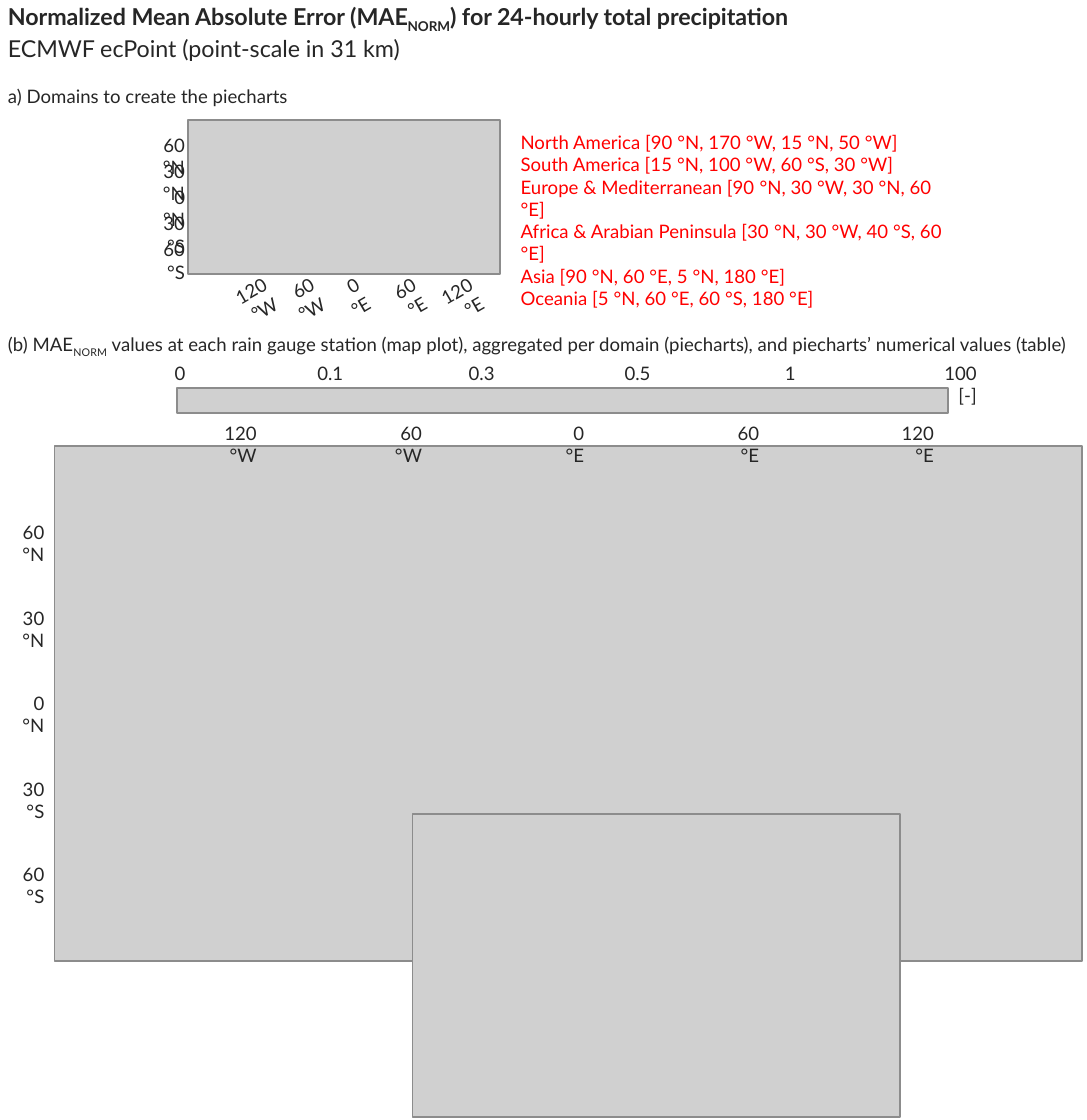
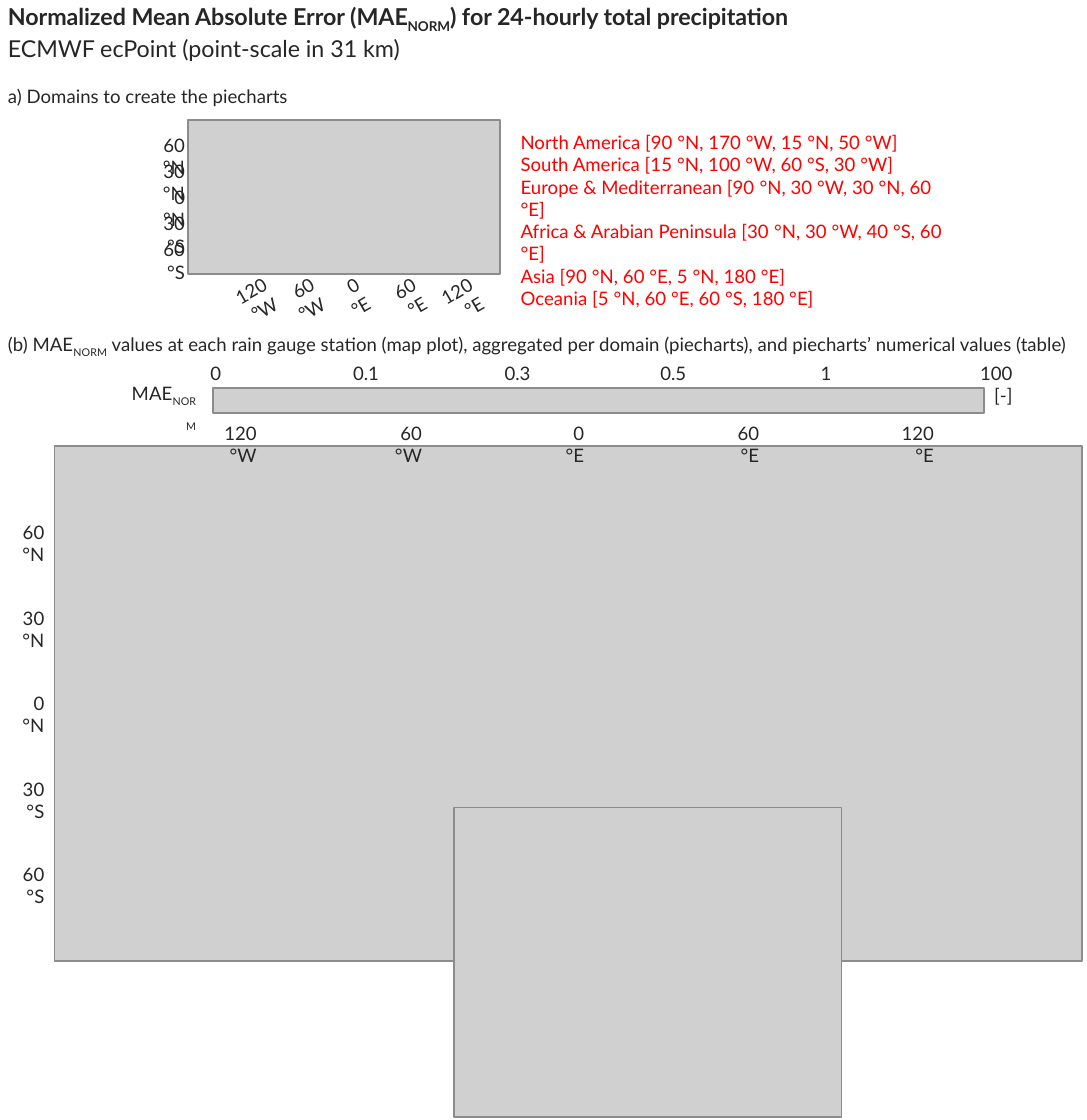
Before and after one commit to FatimaPillosu/BAMS---Verif_ClimateNWP_4_Points, a slide deck: slide 1 of Figures/07_MAE_ERA5_ecPoint.pptx. Drawn at 1087x1120 pixels with LibreOffice and Linux fonts; fonts in the diff are those of the drawing; grey boxes stand for pictures. Boxes give left, top, right and bottom in pixels: in the first picture for what was removed or moved away, otherwise in the second. Text is boxed around its words. In the diff, an @@ line names an element or a change of style, - is before the commit and + after.

```diff
--- a/Figures/07_MAE_ERA5_ecPoint.pptx
+++ b/Figures/07_MAE_ERA5_ecPoint.pptx
@@ 6 texts, 1 picture: place and size @@
-6 texts, 1 picture at [175, 366, 976, 413]
+6 texts, 1 picture at [210, 366, 1012, 413]
@@ text added at [107, 373, 212, 413], 8 pt, text #262626 @@
+MAENORM
@@ picture: place and size @@
-picture at [413, 813, 900, 1115]
+picture at [453, 806, 841, 1115]
```
Also in this commit, not shown: 8 other files.
